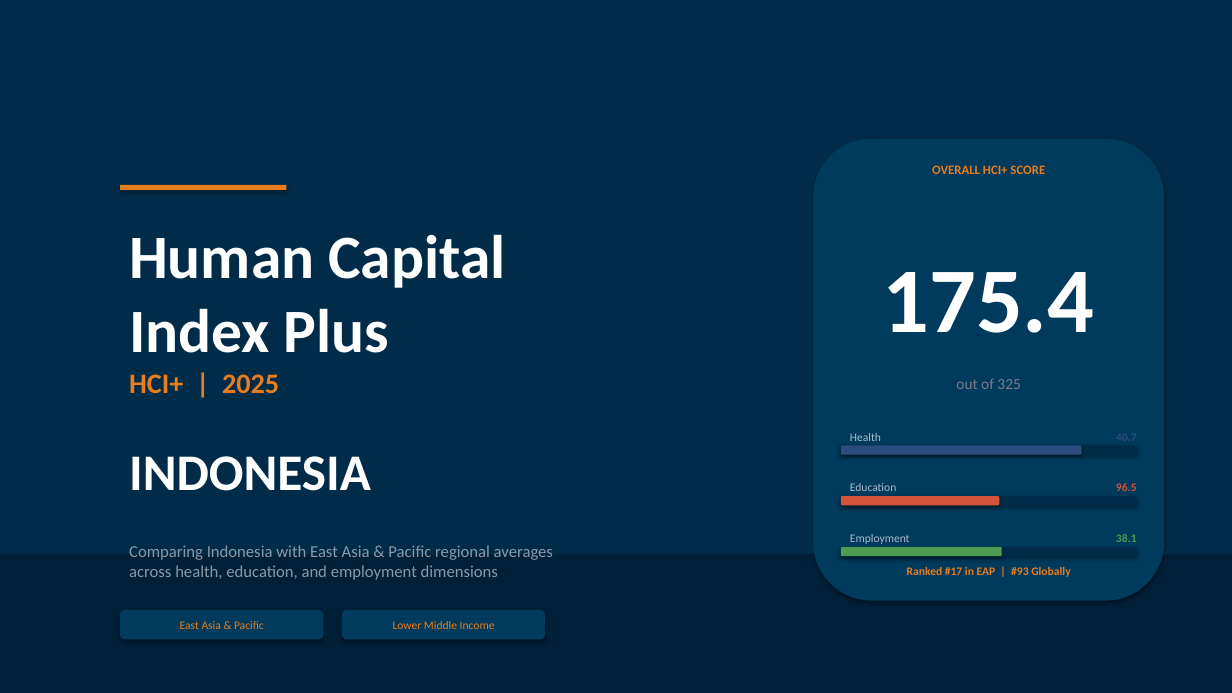
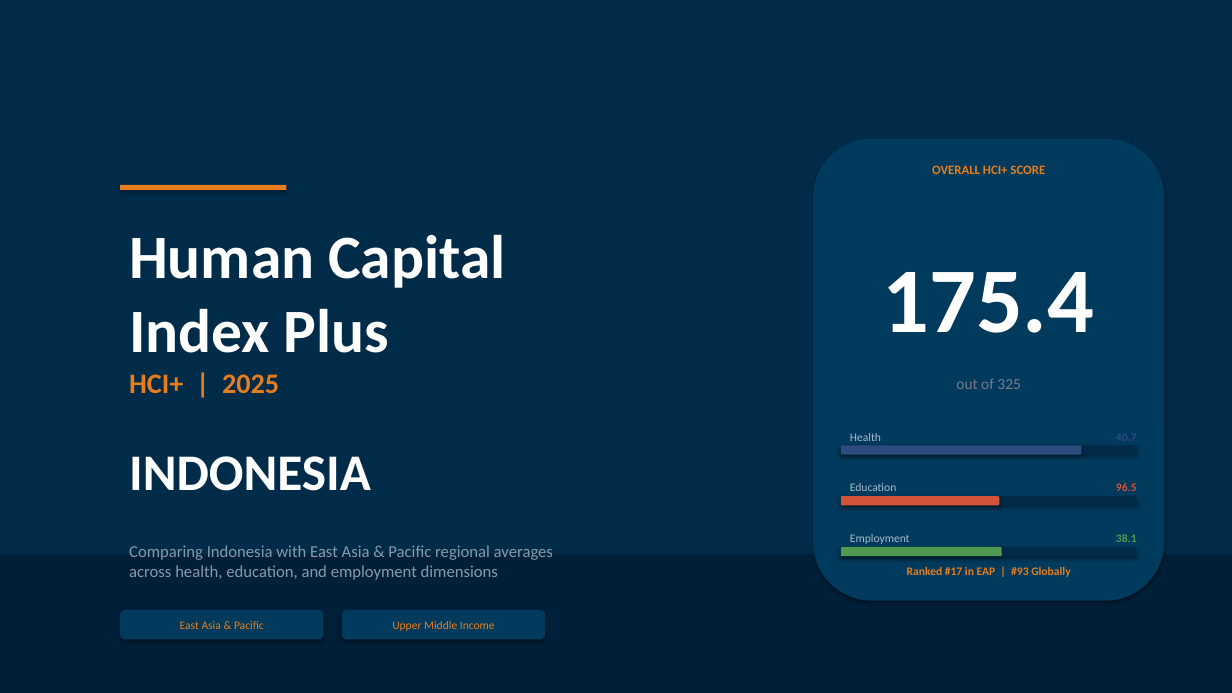
Before and after one commit to arcidiaconom/arcidiaconom.github.io, a slide deck: slide 1 of Indonesia_HCI_Plus_2025.pptx. Drawn at 1232x693 pixels with LibreOffice and Linux fonts; fonts in the diff are those of the drawing. Boxes give left, top, right and bottom in pixels: in the first picture for what was removed or moved away, otherwise in the second. Text is boxed around its words. In the diff, an @@ line names an element or a change of style, - is before the commit and + after.

```diff
--- a/Indonesia_HCI_Plus_2025.pptx
+++ b/Indonesia_HCI_Plus_2025.pptx
@@ text at (392, 621, 495, 631): text changed @@
-Lower Middle Income
+Upper Middle Income
```
Also in this commit, not shown: 1 other file.
